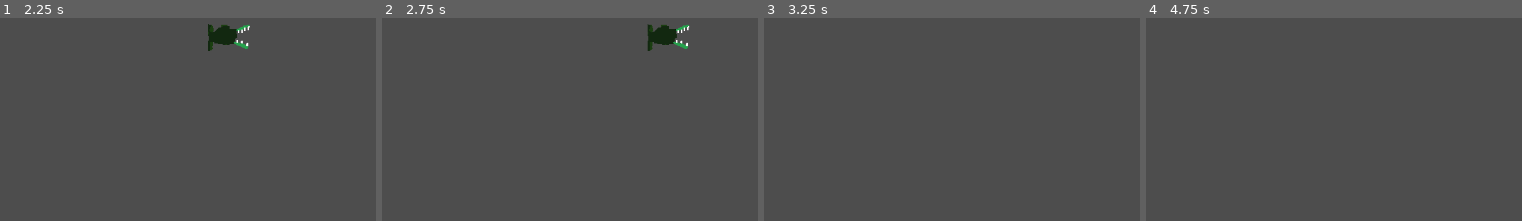
Above: before the commit, frames 1-4 (left to right).
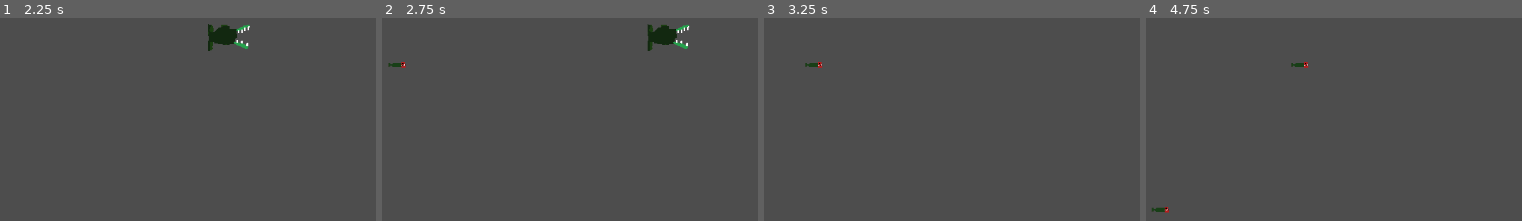
Above: after the commit, the same moments.

Repository: joosepartanen/Tiimi14-GameJam
Game: Godot game, scene res://Scenes/level.tscn
Same seed, same stepped clock (60 frames per second), same inputs: the game is played once before the commit and once after it.
Inputs:
- Up to frame 1 (2.25 s): hold D (MoveRight) 0.53-1.28 s; tap Space (Dash) at 0.6, 1.35, 2.1 s; hold S (MoveDown) 1.28-2.03 s; hold D (MoveRight) from 2.03 s (still down)
- Up to frame 2 (2.75 s): keep holding D (MoveRight)
- Up to frame 3 (3.25 s): release D (MoveRight) at 2.78 s; hold W (MoveUp) from 2.78 s (still down); tap Space (Dash) at 2.85 s
- Up to frame 4 (4.75 s): release W (MoveUp) at 3.53 s; hold A (MoveLeft) from 3.53 s (still down); tap Space (Dash) at 3.6, 4.35 s
The pictures show only the part of the screen within x 0-50%, y 27-77%; the shares and areas given below are measured in that part.

Frame 1 is identical in both runs. In frame 2, 0.1% of the frame differs, in the area x 1-7%, y 21-25%; in frame 3, less than 0.1%; in frame 4, 0.2%, in the area x 1-44%, y 21-97%.

Commit message:
Saaliiden spawnaus, alustava toteutus

Diff:
--- a/Code/saalis.gd
+++ b/Code/saalis.gd
@@ -5,6 +5,8 @@
 @onready var animated_sprite_2d: AnimatedSprite2D = $AnimatedSprite2D
 var _path_follower : PathFollower = null
 var prev_pos: Vector2
+var _speed: float = 100
+var direction = Vector2.RIGHT
 
 func collect(kala : Kala) -> bool:
 	if not super.collect(kala):
@@ -26,4 +28,8 @@
 		if movement.length() > 0.001:
 			$AnimatedSprite2D.flip_v = movement.y > 0
 
+	else:
+		position += direction * _speed * delta
+
+
 	prev_pos = global_position
--- /dev/null
+++ b/Code/spawner3.gd
@@ -0,0 +1,16 @@
+extends Node2D
+
+var saalis_scene = preload("res://Scenes/Saalis.tscn")
+@export var spawn_margin: float = 50.0
+var margin = randf_range(40, 80)
+
+func _on_timer_timeout():
+	spawn_saalis()
+
+func spawn_saalis():
+	var saalis = saalis_scene.instantiate()
+	var screen_size = get_viewport_rect().size
+	saalis.global_position = Vector2(
+	-50,  # just outside left
+	randf_range(0, screen_size.y))
+	add_child(saalis)
--- a/Scenes/level.tscn
+++ b/Scenes/level.tscn
@@ -1,8 +1,9 @@
-[gd_scene load_steps=7 format=3 uid="uid://da01vy6y27r1d"]
+[gd_scene load_steps=8 format=3 uid="uid://da01vy6y27r1d"]
 
 [ext_resource type="PackedScene" uid="uid://c56xv1npw5t1t" path="res://Scenes/Kala.tscn" id="1_tumq0"]
 [ext_resource type="PackedScene" uid="uid://bii84nj5i1glb" path="res://Scenes/Saalis.tscn" id="2_k5f4k"]
 [ext_resource type="Script" uid="uid://di1odib6cw5x6" path="res://Code/PathFollower.gd" id="3_6phgx"]
+[ext_resource type="Script" uid="uid://ddcsw4cf255np" path="res://Code/spawner3.gd" id="4_81xng"]
 
 [sub_resource type="Curve2D" id="Curve2D_81xng"]
 _data = {
@@ -63,3 +64,19 @@
 script = ExtResource("3_6phgx")
 
 [node name="Saalis" parent="Paths/Path2D3/PathFollow2D" instance=ExtResource("2_k5f4k")]
+
+[node name="Spawner" type="Node2D" parent="."]
+
+[node name="Timer" type="Timer" parent="Spawner"]
+wait_time = 1.15
+autostart = true
+
+[node name="Spawner2" type="Node2D" parent="."]
+script = ExtResource("4_81xng")
+
+[node name="Timer" type="Timer" parent="Spawner2"]
+wait_time = 2.0109999999999997
+autostart = true
+
+[connection signal="timeout" from="Spawner/Timer" to="Spawner" method="_on_timer_timeout"]
+[connection signal="timeout" from="Spawner2/Timer" to="Spawner2" method="_on_timer_timeout"]
--- /dev/null
+++ b/Scenes/spawner_2.gd
@@ -0,0 +1,36 @@
+extends Node2D
+
+var saalis_scene = preload("res://Scenes/Saalis.tscn")
+@export var spawn_margin: float = 50.0
+
+func _on_timer_timeout():
+	spawn_saalis()
+
+func spawn_saalis():
+	var saalis = saalis_scene.instantiate()
+
+	var screen_size = get_viewport_rect().size
+	var side = randi() % 4  # 0=left, 1=right, 2=top, 3=bottom
+
+	var pos = Vector2()
+
+	match side:
+		0: # LEFT
+			pos.x = -spawn_margin
+			pos.y = randf_range(0, screen_size.y)
+
+		1: # RIGHT
+			pos.x = screen_size.x + spawn_margin
+			pos.y = randf_range(0, screen_size.y)
+
+		2: # TOP
+			pos.x = randf_range(0, screen_size.x)
+			pos.y = -spawn_margin
+
+		3: # BOTTOM
+			pos.x = randf_range(0, screen_size.x)
+			pos.y = screen_size.y + spawn_margin
+
+	#saalis.global_position = pos
+	saalis.direction = Vector2.RIGHT
+	add_child(saalis)
Not shown, added: Code/spawner3.gd.uid
Not shown, added: Scenes/spawner_2.gd.uid
